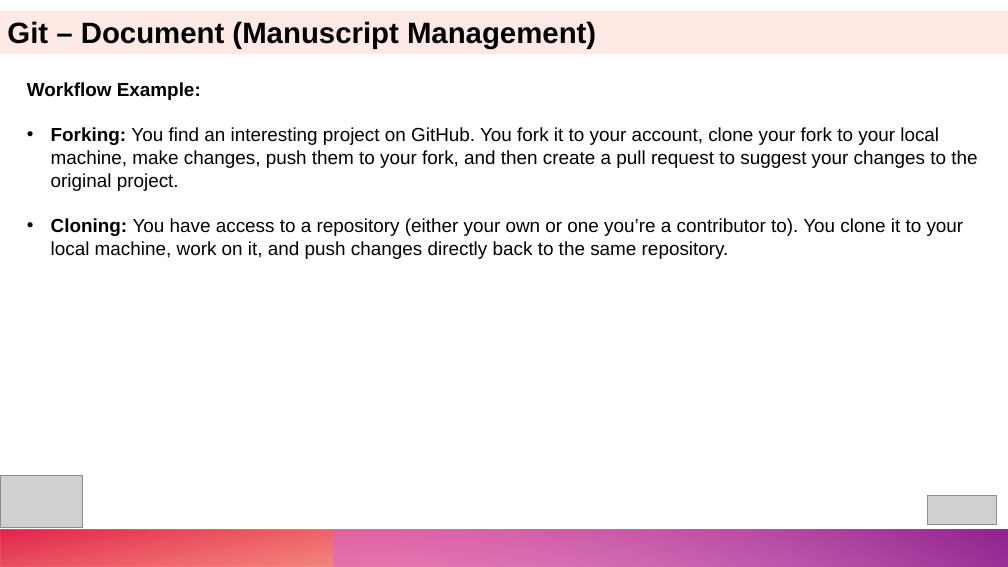
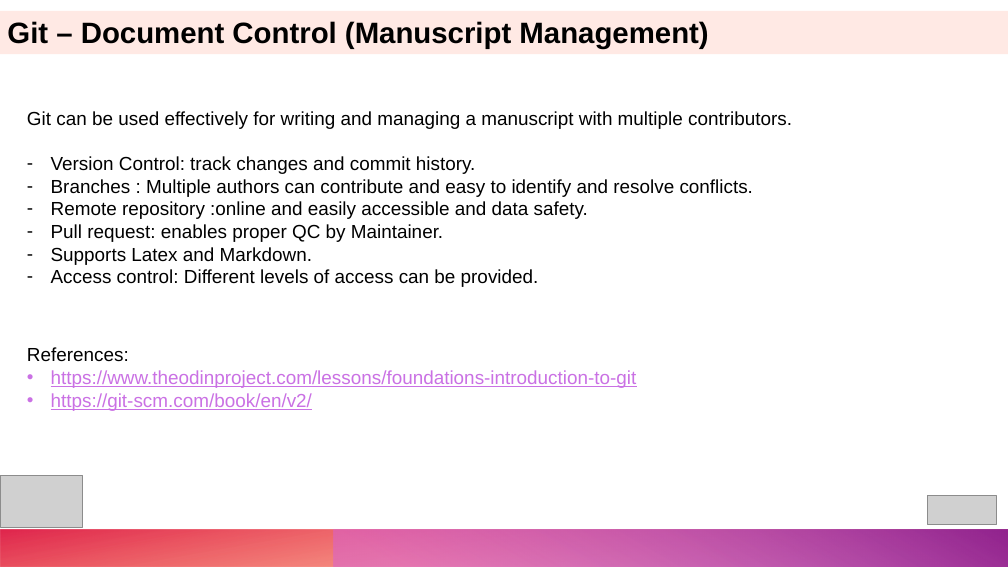
Before and after one commit to shanptom/GitIntro, a slide deck: slide 7 of Intro to Git and GitHub.pptx. Drawn at 1008x567 pixels with LibreOffice and Linux fonts; fonts in the diff are those of the drawing; grey boxes stand for pictures. Boxes give left, top, right and bottom in pixels: in the first picture for what was removed or moved away, otherwise in the second. Text is boxed around its words. In the diff, an @@ line names an element or a change of style, - is before the commit and + after.

Commit message:
added Git Document Control Slide

```diff
--- a/Intro to Git and GitHub.pptx
+++ b/Intro to Git and GitHub.pptx
@@ text in rectangle at (7, 21, 708, 49): text changed @@
-Git – Document (Manuscript Management)
+Git – Document Control (Manuscript Management)
@@ text at (27, 111, 792, 287): text changed @@
-Workflow Example:
-• Forking: You find an interesting project on GitHub. You fork it to your account, clone your fork to your local machine, make changes, push them to your fork, and then create a pull request to suggest your changes to the original project.
-• Cloning: You have access to a repository (either your own or one you’re a contributor to). You clone it to your local machine, work on it, and push changes directly back to the same repository.
+Git can be used effectively for writing and managing a manuscript with multiple contributors.
+– Version Control: track changes and commit history.
+– Branches : Multiple authors can contribute and easy to identify and resolve conflicts.
+– Remote repository :online and easily accessible and data safety.
+– Pull request: enables proper QC by Maintainer.
+– Supports Latex and Markdown.
+– Access control: Different levels of access can be provided.
@@ text added at (27, 347, 637, 411), 18 pt, text #CA71E4, underline @@
+References:
+• https://www.theodinproject.com/lessons/foundations-introduction-to-git
+• https://git-scm.com/book/en/v2/
```
Also in this commit, not shown: 1 other slide changed.
